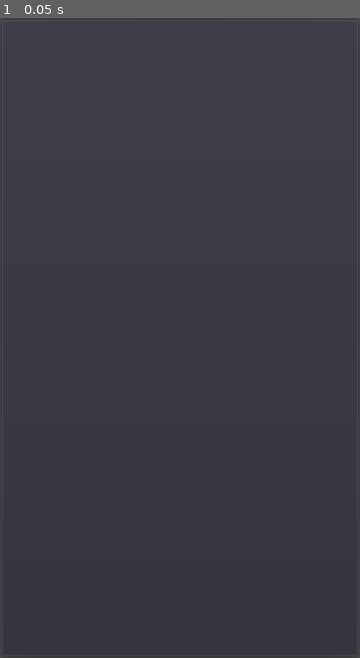
Above: before the commit, frame 1.
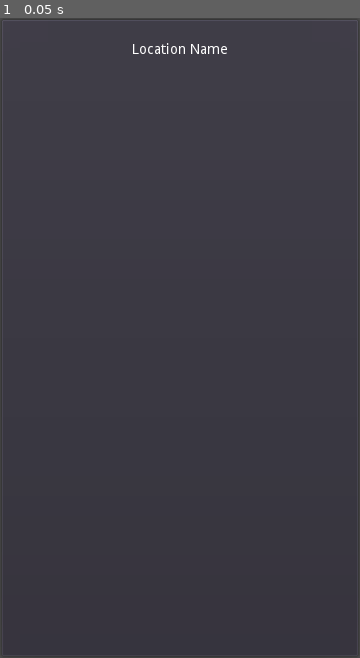
Above: after the commit, the same moment.

Repository: philipuriarte/A-Churchyard-of-Orphans
Game: Godot game, scene res://Scenes/GameScreen.tscn
Two runs of this game, one before a commit and one after it. Both use one fixed random seed, a clock stepped at 60 frames per second and the inputs below. This scene is started directly instead of the project's main scene.
Inputs:
- Up to frame 1 (0.05 s): no input

The runs differ from the first frame. In frame 1, 0.2% of the frame differs, in the area x 36-64%, y 3-6%.

Commit message:
Create LocationName scene

Diff:
--- a/Scenes/GameScreen.tscn
+++ b/Scenes/GameScreen.tscn
@@ -1,4 +1,6 @@
-[gd_scene format=2]
+[gd_scene load_steps=2 format=2]
+
+[ext_resource path="res://Scenes/Text Scenes/LocationName.tscn" type="PackedScene" id=1]
 
 [node name="GameScreen" type="PanelContainer"]
 margin_right = 360.0
@@ -13,3 +15,5 @@
 [node name="MainCointainer" type="VBoxContainer" parent="MarginContainer"]
 margin_right = 346.0
 margin_bottom = 626.0
+
+[node name="LocationName" parent="MarginContainer/MainCointainer" instance=ExtResource( 1 )]
--- /dev/null
+++ b/Scenes/Text Scenes/LocationName.tscn
@@ -0,0 +1,9 @@
+[gd_scene format=2]
+
+[node name="LocationName" type="Label"]
+margin_right = 346.0
+margin_bottom = 50.0
+rect_min_size = Vector2( 0, 50 )
+text = "Location Name"
+align = 1
+valign = 1
